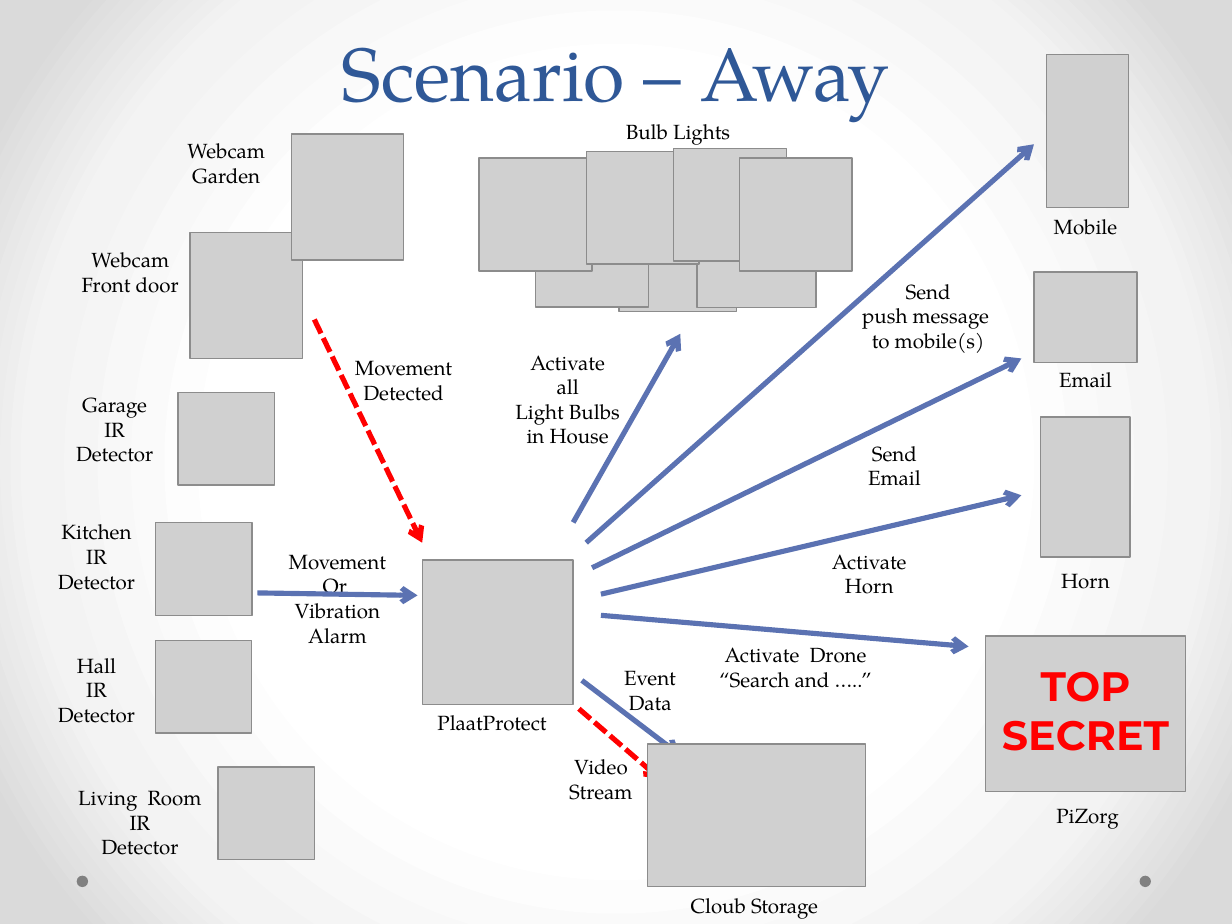
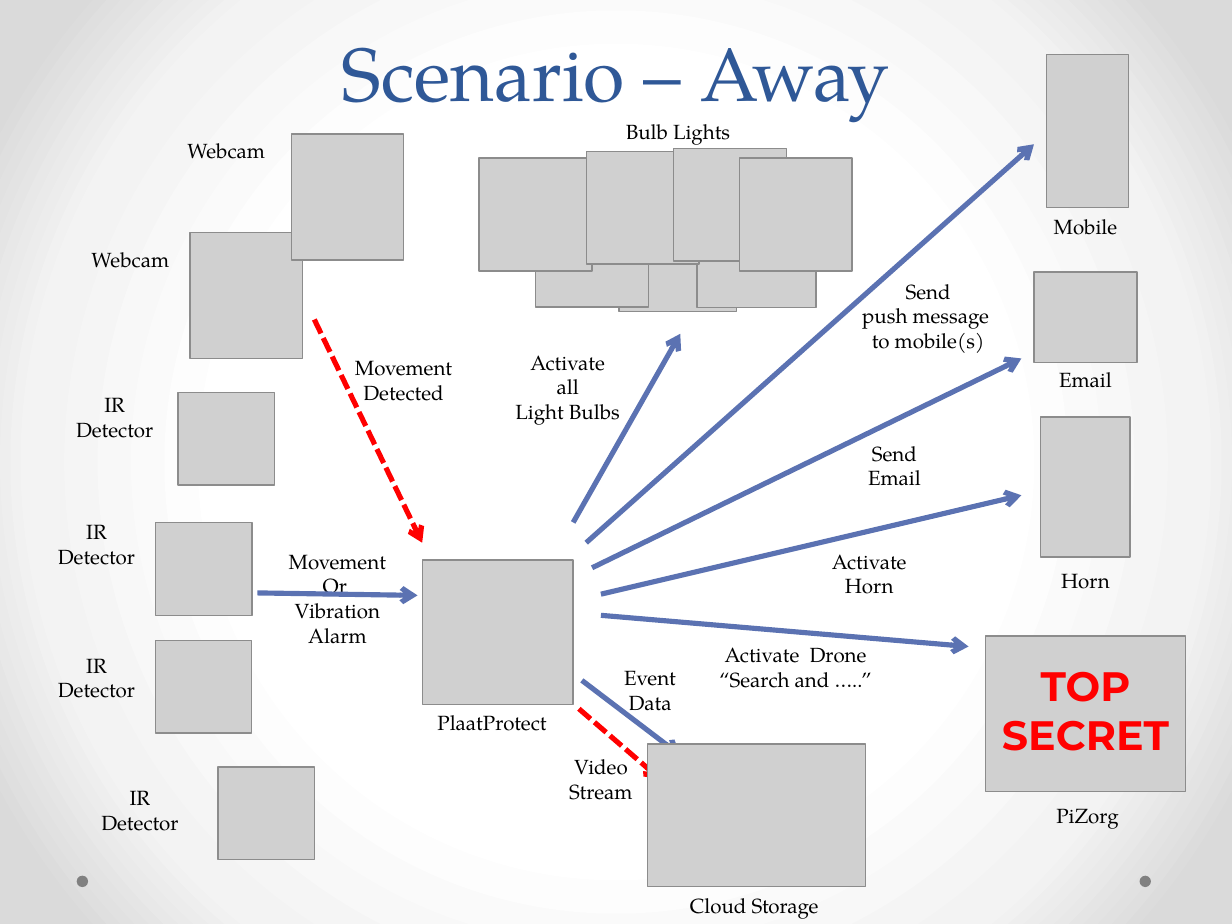
Before and after one commit to plaatsoft/plaatprotect, a slide deck: slide 11 of doc/ppt/PlaatProtect Design.pptx. Drawn at 1232x924 pixels with LibreOffice and Linux fonts; fonts in the diff are those of the drawing; grey boxes stand for pictures. Boxes give left, top, right and bottom in pixels: in the first picture for what was removed or moved away, otherwise in the second. Text is boxed around its words. In the diff, an @@ line names an element or a change of style, - is before the commit and + after.

```diff
--- a/doc/ppt/PlaatProtect Design.pptx
+++ b/doc/ppt/PlaatProtect Design.pptx
@@ text at bbox=[192, 168, 260, 184]: paragraph removed @@
-Garden
@@ text at bbox=[82, 277, 179, 293]: paragraph removed @@
-Front door
@@ text at bbox=[82, 397, 147, 418]: paragraph removed @@
-Garage
@@ text at bbox=[527, 422, 609, 444]: paragraph removed @@
-in House
@@ text at bbox=[61, 524, 131, 540]: paragraph removed @@
-Kitchen
@@ text at bbox=[77, 658, 116, 674]: paragraph removed @@
-Hall
@@ text at bbox=[78, 790, 202, 811]: paragraph removed @@
-Living Room
@@ text at bbox=[690, 898, 819, 919]: text changed @@
-Cloub Storage
+Cloud Storage
```
Also in this commit, not shown: 2 other slides changed, 3 other files.
